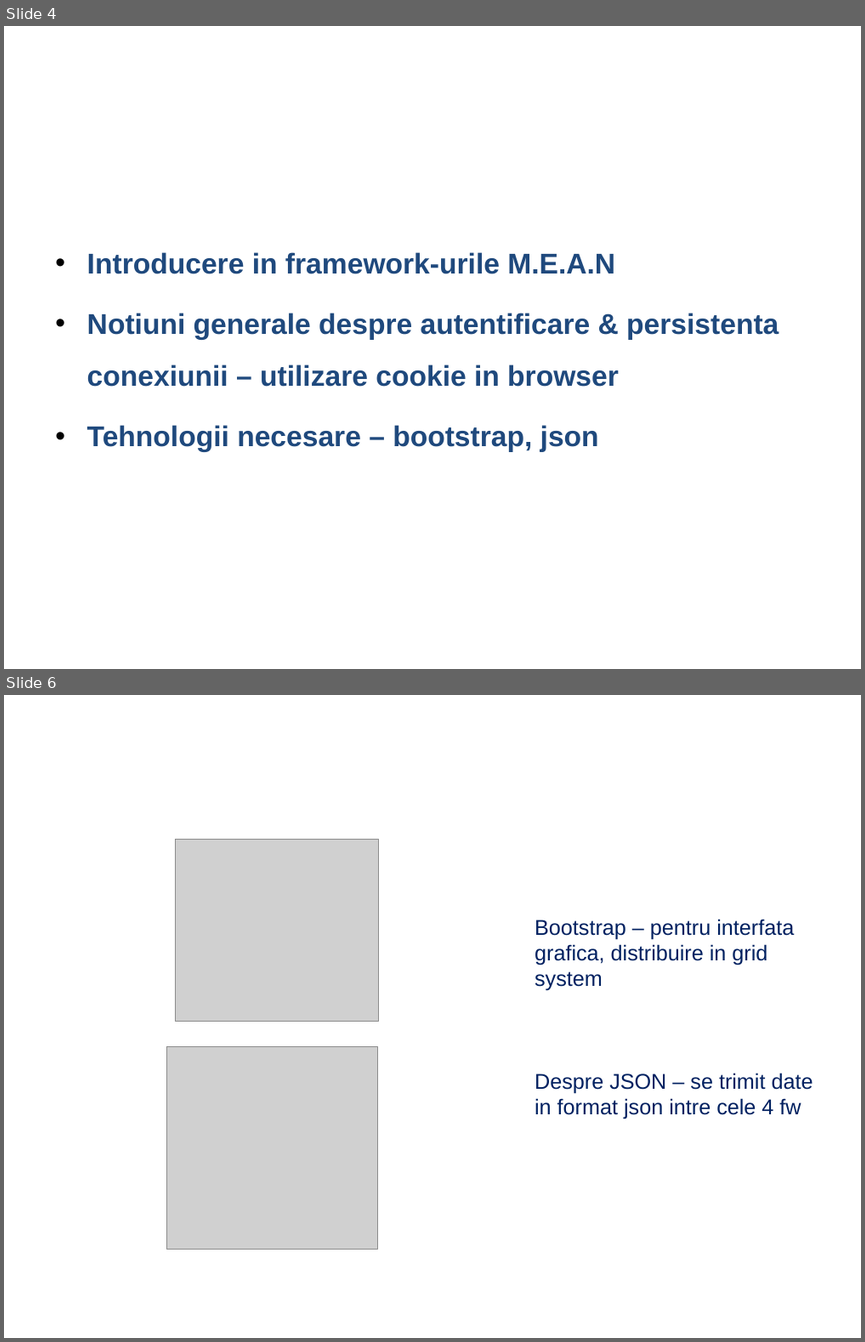
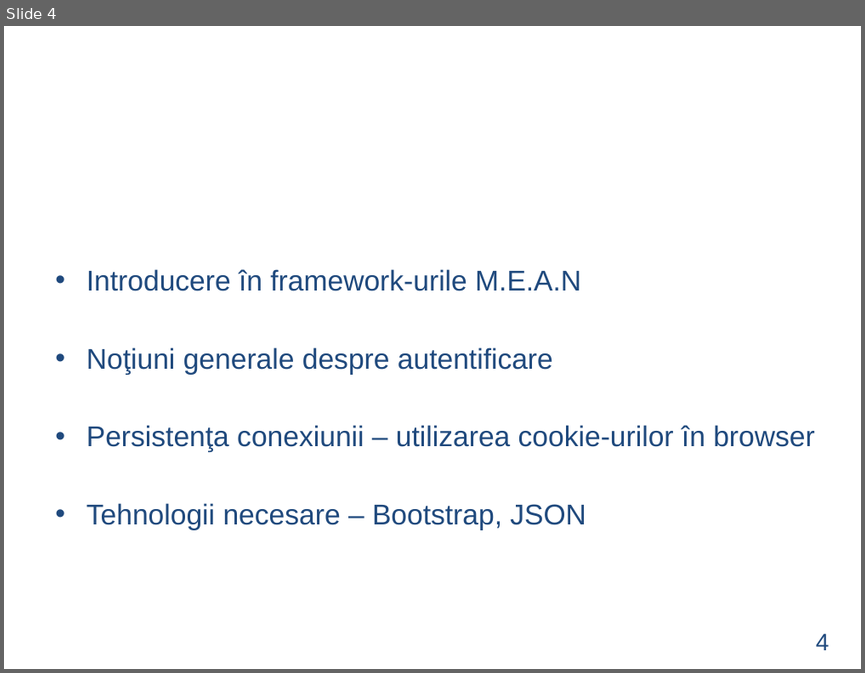
Before and after one commit to LucaAndrei/TeachMe-Online, a slide deck: documentatie/Prezentare Powerpoint/Prezentare Licenta Luca Andrei.ppt. Shown one above the other, each under a label of ours: slides 4 and 6 before the commit, slide 4 after it; the slides between them are not shown. The pictures are 865x1342 and 865x673 pixels, drawn with LibreOffice and Linux fonts; fonts in the diff are those of the drawing; grey boxes stand for pictures; background and template pictures are left out. Boxes give left, top, right and bottom in pixels: in the first picture for what was removed or moved away, otherwise in the second. Text is boxed around its words. In the diff, an @@ line names an element or a change of style, - is before the commit and + after.

```diff
--- a/documentatie/Prezentare Powerpoint/Prezentare Licenta Luca Andrei.ppt
+++ b/documentatie/Prezentare Powerpoint/Prezentare Licenta Luca Andrei.ppt
@@ slide 6 removed at [4, 695, 861, 1338], background picture (left out) @@
@@ picture removed at [176, 839, 378, 1021] @@
@@ text removed at [534, 919, 813, 1119] @@
-Bootstrap – pentru interfata grafica, distribuire in grid system
-Despre JSON – se trimit date in format json intre cele 4 fw
@@ picture removed at [167, 1046, 377, 1248] @@
@@ slide 4 changed as well @@
@@ text at [86, 269, 814, 530]: text changed; bold off @@
-• Introducere in framework-urile M.E.A.N
-• Notiuni generale despre autentificare & persistenta conexiunii – utilizare cookie in browser
-• Tehnologii necesare – bootstrap, json
+• Introducere în framework-urile M.E.A.N
+• Noţiuni generale despre autentificare
+• Persistenţa conexiunii – utilizarea cookie-urilor în browser
+• Tehnologii necesare – Bootstrap, JSON
@@ text added at [816, 633, 829, 650], 20 pt, text #1F497D @@
+4
```
Also in this commit, not shown: 4 other slides changed, 6 slides added, 4 other slides removed, 17 other files.
